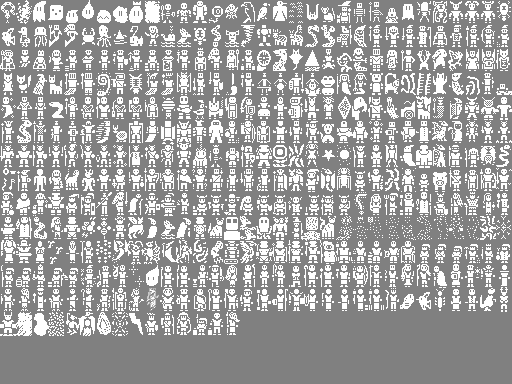
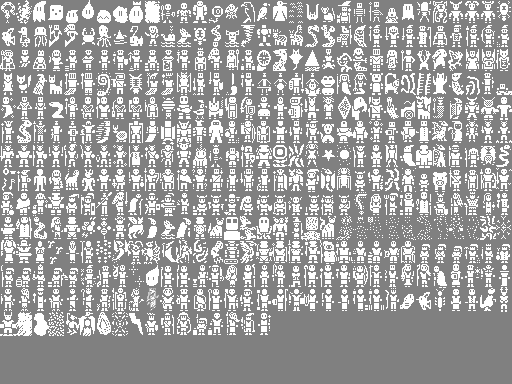
Before/after of a 512 × 384 layered artwork. What changed in the layer stack:
painted on "creature_sprites.png" over [241, 313, 271, 335]
